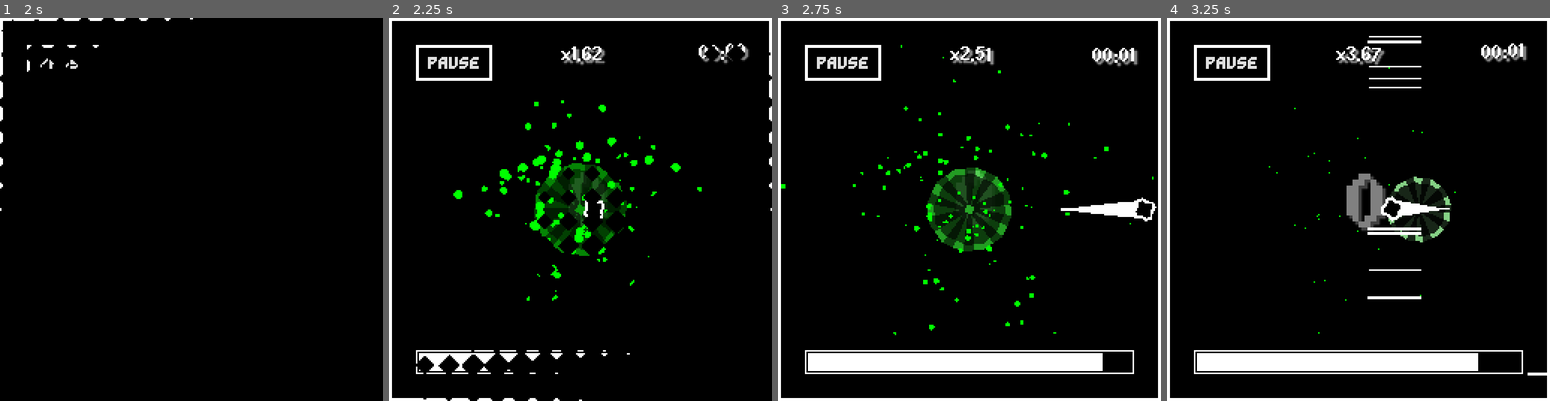
Above: before the commit, frames 1-4 (left to right).
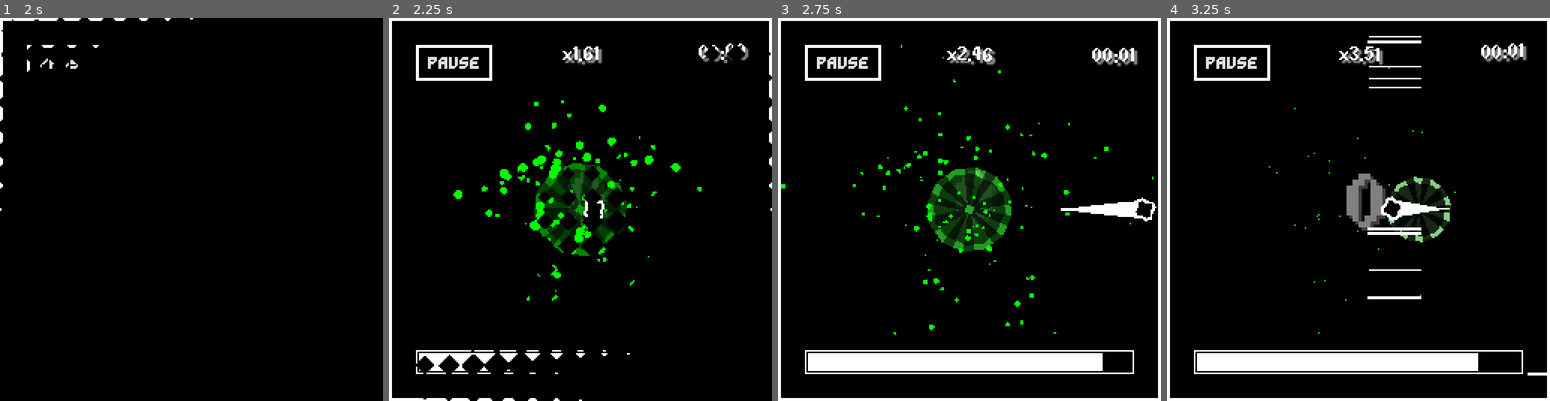
Above: after the commit, the same moments.

Repository: Ayabee527/mini-jam-155-wind
Game: Godot game, scene res://main_menu/main_menu.tscn
Two runs of this game, one before a commit and one after it. Both use one fixed random seed, a clock stepped at 60 frames per second and the inputs below.
Inputs (mouse positions are in pixels of both pictures, inside the frame that each line leads up to):
- Up to frame 1 (2 s): click "PLAY!" at 0.5 s; click "PLAY!" at 1.25 s
- Up to frame 2 (2.25 s): tap Enter at 2 s; move the mouse to (664, 190) at 2.02 s; hold D (move_right) from 2.03 s (still down); tap Backspace at 2.1 s; click (664, 190) at 2.17 s
- Up to frame 3 (2.75 s): keep holding D (move_right)
- Up to frame 4 (3.25 s): release D (move_right) at 2.75 s; drag from (1281, 228) to (1358, 209) at 2.77 s

Frame 1 is identical in both runs. In frame 2, 0.3% of the frame differs, in the area x 44-57%, y 7-13%; in frame 3, 0.4%; in frame 4, 0.4%, in the area x 44-58%, y 7-13%.

Commit message:
more tweaks

Diff:
--- a/game/endless/score_handler.gd
+++ b/game/endless/score_handler.gd
@@ -32,7 +32,7 @@
 
 	multiplier += get_timer_multiplier() * delta * 0.75
 	multiplier += get_speed_multiplier() * delta * 0.75
-	multiplier = lerp(multiplier, 1.0, (multiplier / 25.0) * delta)
+	multiplier = lerp(multiplier, 1.0, (multiplier / 12.5) * delta)
 	#multiplier = move_toward(multiplier, 1.0, 3.75 * delta)
 
 	multiplier = clamp(multiplier, 0.0, 50.0)
Not shown, added: game/assets/music/eye-of-the-hurricane.ogg.import
Not shown, added: game/assets/music/eye-of-the-hurricane.ogg
